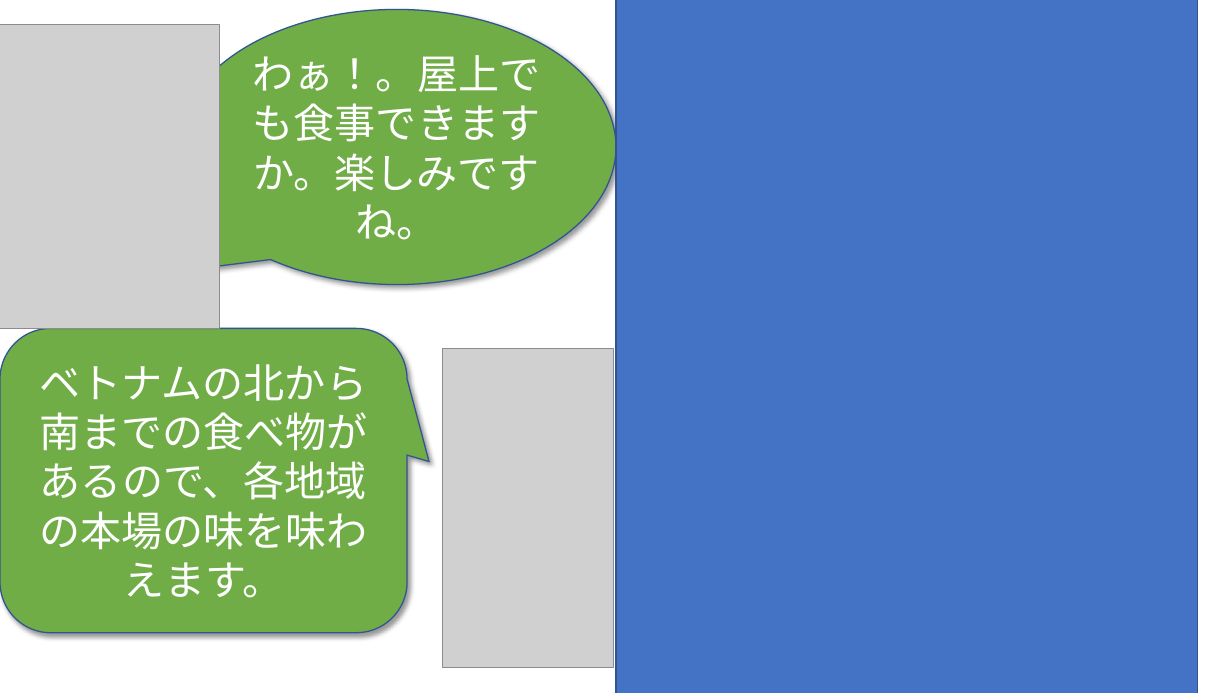
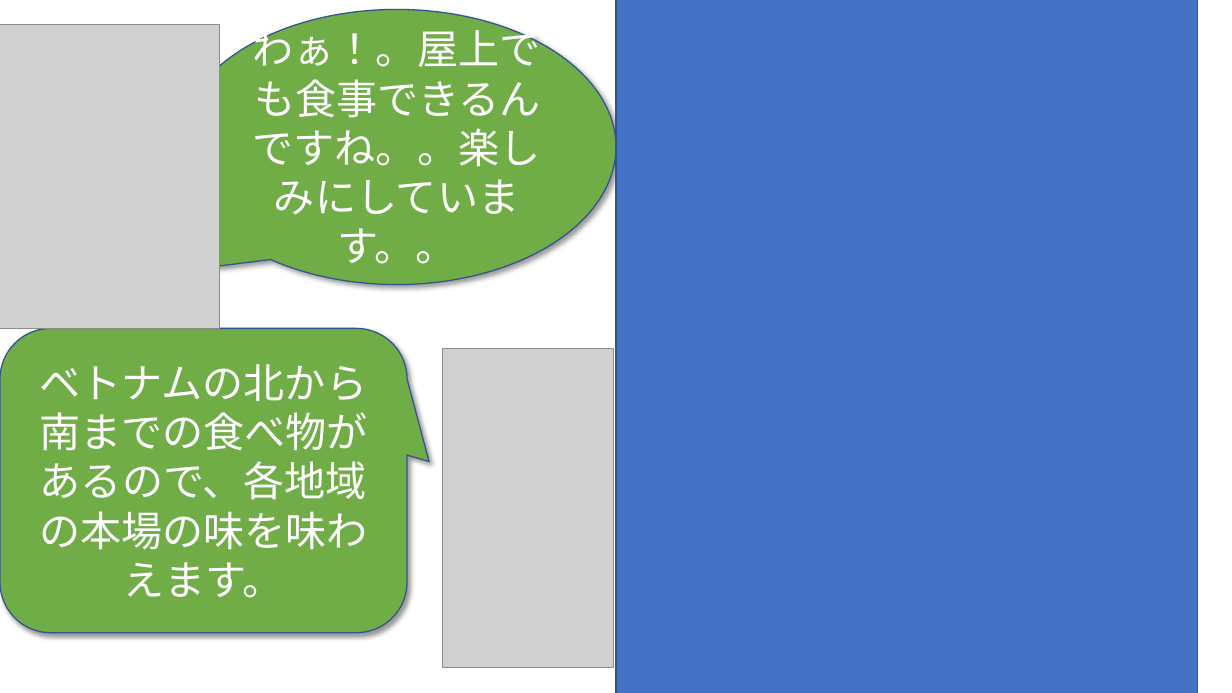
Before and after one commit to phuchung97/phuchung97.github.io, a slide deck: slide 16 of design/story.pptx. Drawn at 1232x693 pixels with LibreOffice and Linux fonts; fonts in the diff are those of the drawing; grey boxes stand for pictures; background and template pictures are left out. Boxes give left, top, right and bottom in pixels: in the first picture for what was removed or moved away, otherwise in the second. Text is boxed around its words. In the diff, an @@ line names an element or a change of style, - is before the commit and + after.

```diff
--- a/design/story.pptx
+++ b/design/story.pptx
@@ text in speech bubble at (253,22,541,264): text changed @@
-わぁ！。屋上でも食事できますか。楽しみですね。
+わぁ！。屋上でも食事できるんですね。。楽しみにしています。。
```
Also in this commit, not shown: 7 other slides changed, 14 other files.
